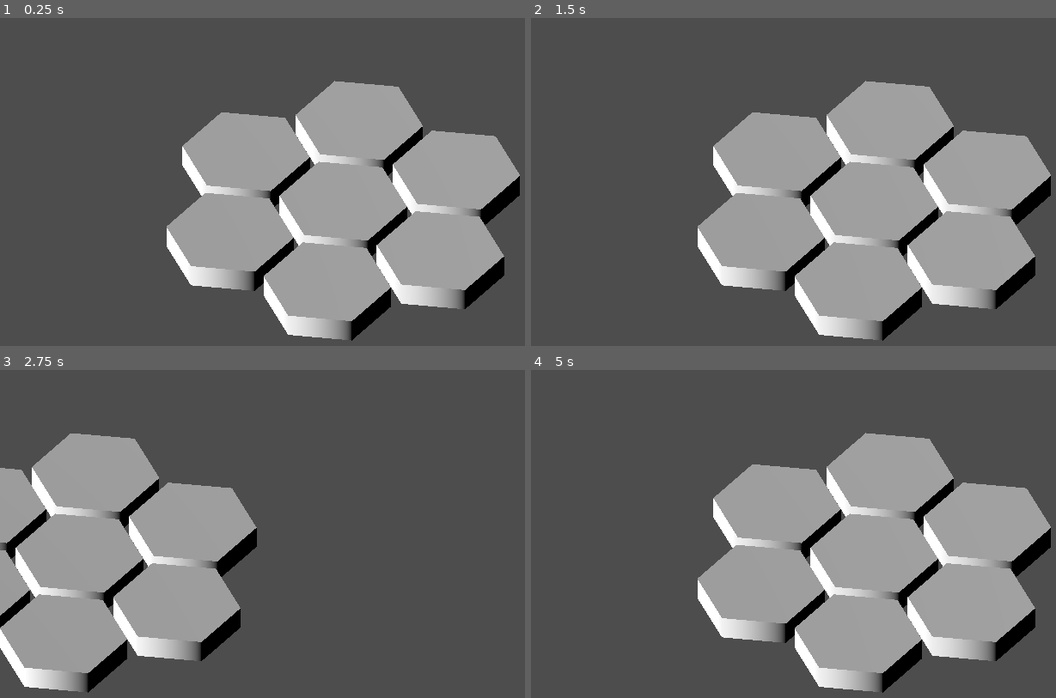
Above: before the commit, frames 1-4 (two rows, left to right).
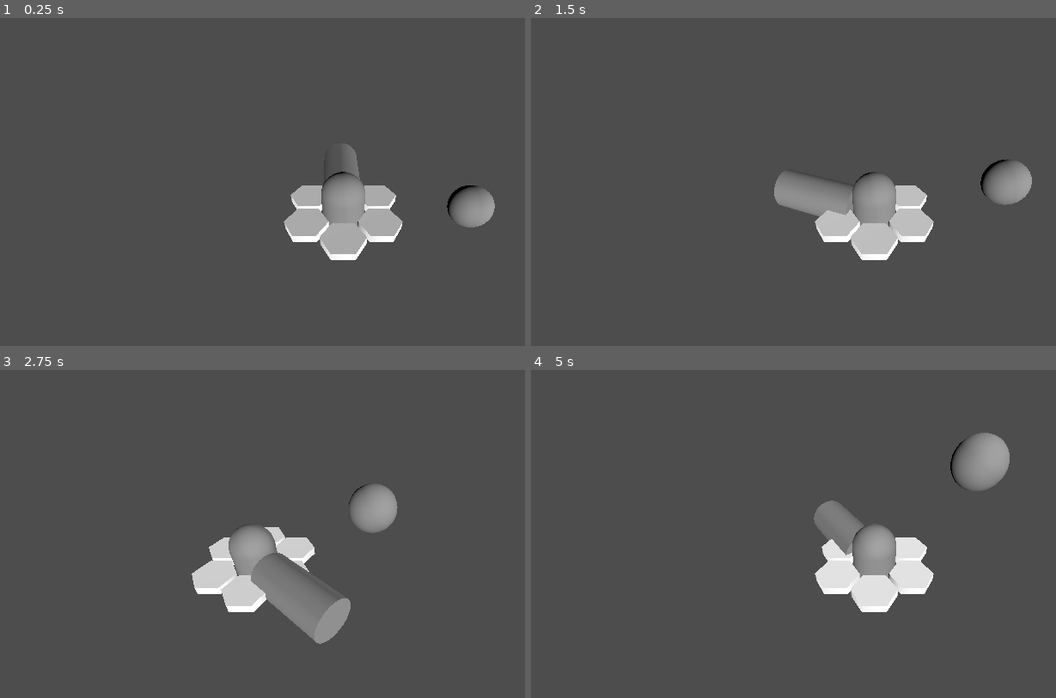
Above: after the commit, the same moments.

Repository: AriJalk/godot-hex-grid-module
Game: Godot game, scene res://scenes/map_scene.tscn
Two runs of this game, one before a commit and one after it. Both use one fixed random seed, a clock stepped at 60 frames per second and the inputs below.
Inputs (mouse positions are in pixels of both pictures, inside the frame that each line leads up to):
- Up to frame 1 (0.25 s): no input
- Up to frame 2 (1.5 s): drag from (872, 211) to (940, 126) at 0.52 s; drag from (735, 231) to (840, 286) at 1.27 s
- Up to frame 3 (2.75 s): move the mouse to (409, 478) at 2.02 s; hold Right (ui_right) from 2.03 s (still down); tap Mouse wheel down (ui_text_scroll_down, bound only after the… at 2.1 s; click (409, 478) at 2.17 s; tap Mouse wheel up (ui_text_scroll_up, bound only after the com… at 2.3 s
- Up to frame 4 (5 s): release Right (ui_right) at 2.75 s; drag from (840, 638) to (667, 504) at 2.77 s; move the mouse to (outside the picture) at 3.52 s; hold Left (ui_left) 3.53-4.25 s; tap Mouse wheel down (ui_text_scroll_down, bound only after the… at 3.6 s; click (outside the picture) at 3.67 s; tap Space (ui_select) at 3.77 s; tap Mouse wheel up (ui_text_scroll_up, bound only after the com… at 3.8 s; drag from (667, 504) to (772, 465) at 4.27 s

The runs differ from the first frame. In frame 1, 33% of the frame differs, in the area x 31-100%, y 19-99%; in frame 2, 35%; in frame 3, 34%; in frame 4, 37%.

Commit message:
Added orbit light

Diff:
--- a/project.godot
+++ b/project.godot
@@ -15,6 +15,21 @@
 config/features=PackedStringArray("4.3", "GL Compatibility")
 config/icon="res://icon.svg"
 
+[input]
+
+ui_text_scroll_up={
+"deadzone": 0.5,
+"events": [Object(InputEventKey,"resource_local_to_scene":false,"resource_name":"","device":0,"window_id":0,"command_or_control_autoremap":true,"alt_pressed":false,"shift_pressed":false,"pressed":false,"keycode":4194320,"physical_keycode":0,"key_label":0,"unicode":0,"location":0,"echo":false,"script":null)
+, Object(InputEventMouseButton,"resource_local_to_scene":false,"resource_name":"","device":-1,"window_id":0,"alt_pressed":false,"shift_pressed":false,"ctrl_pressed":false,"meta_pressed":false,"button_mask":8,"position":Vector2(409, 5),"global_position":Vector2(418, 51),"factor":1.0,"button_index":4,"canceled":false,"pressed":true,"double_click":false,"script":null)
+]
+}
+ui_text_scroll_down={
+"deadzone": 0.5,
+"events": [Object(InputEventKey,"resource_local_to_scene":false,"resource_name":"","device":0,"window_id":0,"command_or_control_autoremap":true,"alt_pressed":false,"shift_pressed":false,"pressed":false,"keycode":4194322,"physical_keycode":0,"key_label":0,"unicode":0,"location":0,"echo":false,"script":null)
+, Object(InputEventMouseButton,"resource_local_to_scene":false,"resource_name":"","device":-1,"window_id":0,"alt_pressed":false,"shift_pressed":false,"ctrl_pressed":false,"meta_pressed":false,"button_mask":16,"position":Vector2(270, 19),"global_position":Vector2(279, 65),"factor":1.0,"button_index":5,"canceled":false,"pressed":true,"double_click":false,"script":null)
+]
+}
+
 [rendering]
 
 renderer/rendering_method="gl_compatibility"
--- a/scenes/map_scene.tscn
+++ b/scenes/map_scene.tscn
@@ -1,9 +1,16 @@
-[gd_scene load_steps=5 format=3 uid="uid://5cem3nxe88ll"]
+[gd_scene load_steps=9 format=3 uid="uid://5cem3nxe88ll"]
 
 [ext_resource type="Script" path="res://scripts/node_scripts/camera/rotated_camera.gd" id="2_h0wlf"]
 [ext_resource type="Script" path="res://scripts/engine/core/game_manager.gd" id="3_ab3ll"]
 [ext_resource type="Script" path="res://scripts/engine/ui/drag_control.gd" id="3_v87lx"]
 [ext_resource type="Script" path="res://scripts/engine/ui/input_manager.gd" id="4_2fw7u"]
+[ext_resource type="Script" path="res://scripts/node_scripts/light/orbit_boom.gd" id="5_1cxnc"]
+
+[sub_resource type="SphereMesh" id="SphereMesh_8sru1"]
+
+[sub_resource type="CapsuleMesh" id="CapsuleMesh_n64ux"]
+
+[sub_resource type="CylinderMesh" id="CylinderMesh_yqn7e"]
 
 [node name="MapScene" type="Node3D"]
 
@@ -39,8 +46,27 @@
 rotation_acceleration = 10.0
 
 [node name="Camera3D" type="Camera3D" parent="RotatedCamera"]
-projection = 1
 current = true
 size = 3.0
 
 [node name="Grid" type="Node3D" parent="."]
+
+[node name="RotatingLight" type="Node3D" parent="." node_paths=PackedStringArray("orbit_node")]
+script = ExtResource("5_1cxnc")
+orbit_node = NodePath("DirectionalLight3D")
+orbit_radius = 3.0
+
+[node name="DirectionalLight3D" type="DirectionalLight3D" parent="RotatingLight"]
+light_energy = 0.5
+light_indirect_energy = 0.1
+
+[node name="MeshInstance3D" type="MeshInstance3D" parent="RotatingLight/DirectionalLight3D"]
+mesh = SubResource("SphereMesh_8sru1")
+skeleton = NodePath("../..")
+
+[node name="MeshInstance3D" type="MeshInstance3D" parent="RotatingLight"]
+mesh = SubResource("CapsuleMesh_n64ux")
+
+[node name="MeshInstance3D" type="MeshInstance3D" parent="RotatingLight/MeshInstance3D"]
+transform = Transform3D(1, 0, 0, 0, -4.37114e-08, -1, 0, 1, -4.37114e-08, 0, 0, -1.50167)
+mesh = SubResource("CylinderMesh_yqn7e")
--- a/scripts/node_scripts/camera/rotated_camera.gd
+++ b/scripts/node_scripts/camera/rotated_camera.gd
@@ -8,7 +8,7 @@
 @export_range(0.1, 5) var movement_speed : float = 3
 @export var rotation_acceleration : float = 1
 
-var _horizontal_rotation : float
+var _horizontal_rotation : float = 90
 @onready var _currentRadius = camera_radius
 var _drag_vector : Vector2
 
@@ -19,7 +19,8 @@
 	drag_control.on_drag_signal.connect(_on_drag)
 	GlobalServices.signal_manager.key_movement.connect(_on_move)
 	GlobalServices.signal_manager.wheel_movement.connect(_on_scroll)
-	_on_drag(Vector2(135,0))
+	#TODO: actual reset
+	_set_position_on_circle()
 
 func _physics_process(delta):
 	if _drag_vector != Vector2.ZERO:
@@ -31,11 +32,10 @@
 		_movement_vector = Vector3.ZERO
 
 
-
 func _exit_tree():
 	drag_control.on_drag_signal.disconnect(_on_drag)
 	GlobalServices.signal_manager.key_movement.disconnect(_on_move)
-
+	GlobalServices.signal_manager.wheel_movement.disconnect(_on_scroll)
 
 func _set_position_on_circle():
 
--- /dev/null
+++ b/scripts/node_scripts/light/orbit_boom.gd
@@ -0,0 +1,67 @@
+extends Node3D
+
+@export var orbit_node : Node3D
+@export_range(0.1, 20) var orbit_radius : float
+@export_range(0.1, 100) var orbit_rotation_speed : float = 10
+@export_range(0.1, 100) var boom_rotation_speed : float = 1
+@export var rotation_axis_1 : int = Vector3.AXIS_X
+@export var rotation_axis_2 : int = Vector3.AXIS_Y
+
+@onready var _currentRadius = orbit_radius
+
+var _orbit_rotation : float = 0
+var _boom_rotation : float = 0
+
+
+func _physics_process(delta):
+	_orbit_rotation += orbit_rotation_speed * delta
+	_set_position_on_circle()
+
+	_boom_rotation += boom_rotation_speed * delta
+	_boom_rotation = _clamp_to_360_degrees(_boom_rotation)
+	rotate_y(deg_to_rad(_boom_rotation))
+
+
+static func _clamp_to_360_degrees(angle : float) -> float:
+	if angle < -360:
+		return angle + 360
+	elif angle > 360:
+		return angle - 360
+	return angle
+
+
+static func _get_change_vector(rotation_axis : int, value : float) -> Vector3:
+	match rotation_axis:
+		Vector3.AXIS_X:
+			return Vector3(value, 0, 0)
+		Vector3.AXIS_Y:
+			return Vector3(0, value, 0)
+		Vector3.AXIS_Z:
+			return Vector3(0, 0, value)
+		_:
+			return Vector3.ZERO
+
+
+func _set_position_on_circle():
+
+	_orbit_rotation = _clamp_to_360_degrees(_orbit_rotation)
+
+	var radiansY = deg_to_rad(_orbit_rotation)
+
+	var axis1 = cos(radiansY) * _currentRadius
+	var axis2 = sin(radiansY) * _currentRadius
+
+	var change_vector = _get_change_vector(rotation_axis_1, axis1)
+	change_vector += _get_change_vector(rotation_axis_2, axis2)
+	var new_position = global_position + change_vector
+
+	orbit_node.global_position = new_position
+
+	var up_vector = Vector3.UP
+	var direction = (position - orbit_node.position).normalized()
+	# Adjust up vector if parallel to origin
+	if abs(up_vector.dot(direction)) > 0.999:
+		var alternative_up = Vector3.RIGHT if abs(direction.dot(Vector3.RIGHT)) < 0.999 else Vector3.FORWARD
+		up_vector = direction.cross(alternative_up).normalized()
+
+	orbit_node.look_at(global_position, up_vector)
